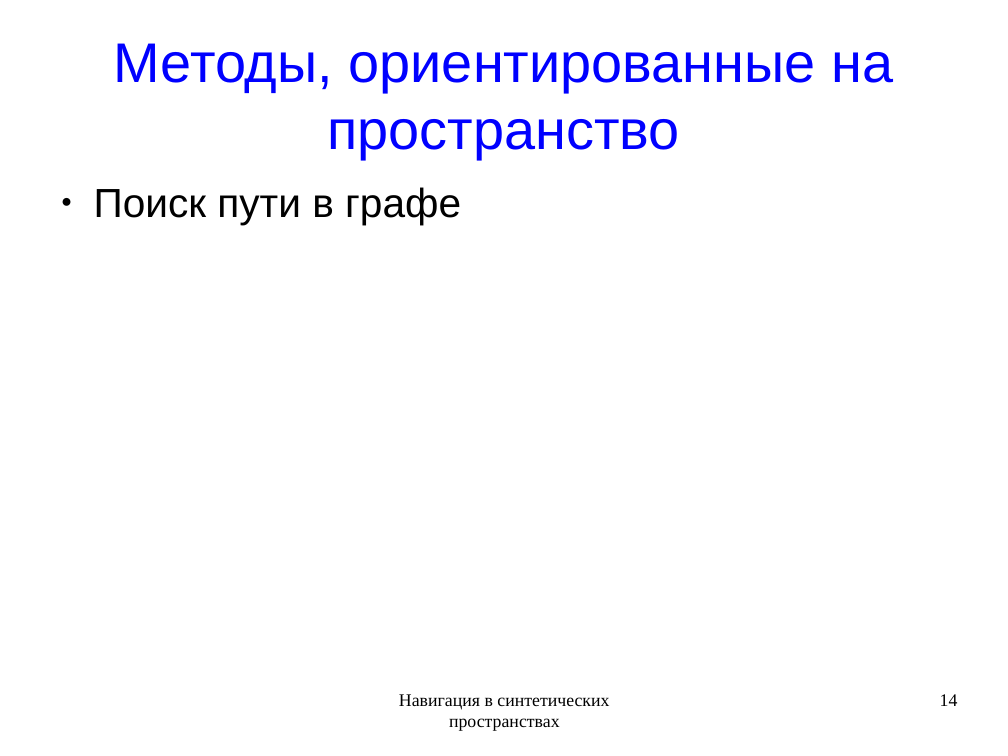
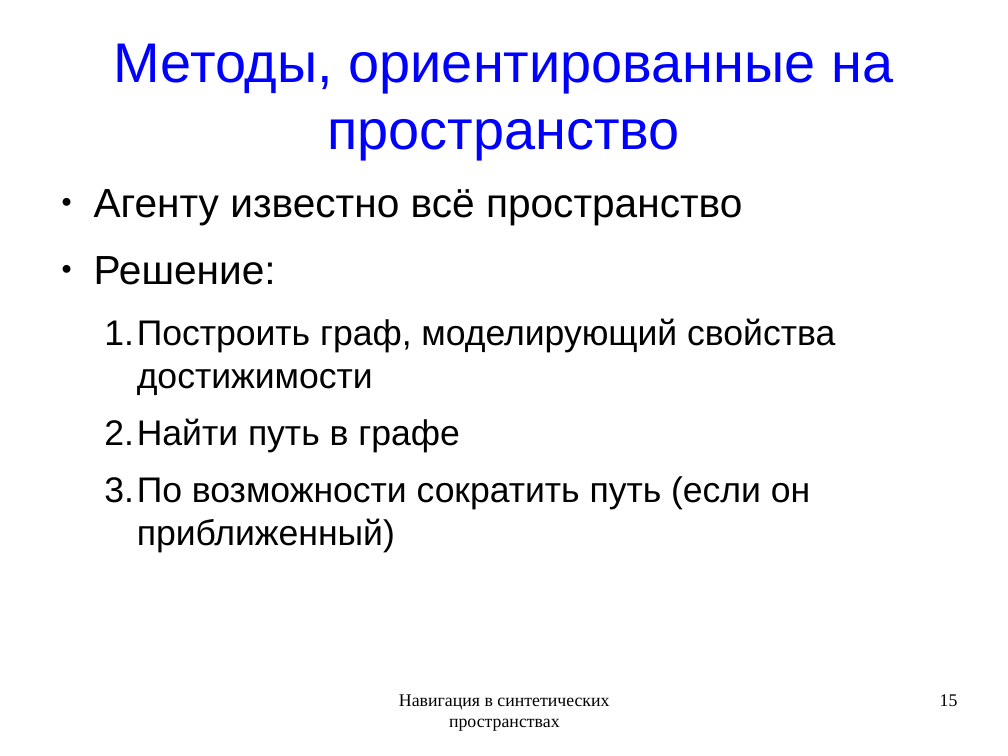
Before and after one commit to rutsky/semester09, a slide deck: slide 15 of Artificial_intelligence/Navigation_in_synthetic_space/50572_Rutsky_Navigation_in_synthetic_space.odp (slide 14 before the commit). Drawn at 1008x756 pixels with LibreOffice and Linux fonts; fonts in the diff are those of the drawing. Boxes give left, top, right and bottom in pixels: in the first picture for what was removed or moved away, otherwise in the second. Text is boxed around its words. In the diff, an @@ line names an element or a change of style, - is before the commit and + after.

```diff
--- a/Artificial_intelligence/Navigation_in_synthetic_space/50572_Rutsky_Navigation_in_synthetic_space.odp
+++ b/Artificial_intelligence/Navigation_in_synthetic_space/50572_Rutsky_Navigation_in_synthetic_space.odp
@@ text at bbox=[94, 189, 835, 552]: text changed; size 32 to 28 pt @@
-● Поиск пути в графе
+● Агенту известно всё пространство
+● Решение:
+  1. Построить граф, моделирующий свойства достижимости
+  2. Найти путь в графе
+  3. По возможности сократить путь (если он приближенный)
@@ page number at bbox=[940, 694, 958, 706]: text changed @@
-14
+15
```
Also in this commit, not shown: 9 other slides changed, 3 slides added, 1 slide removed.
